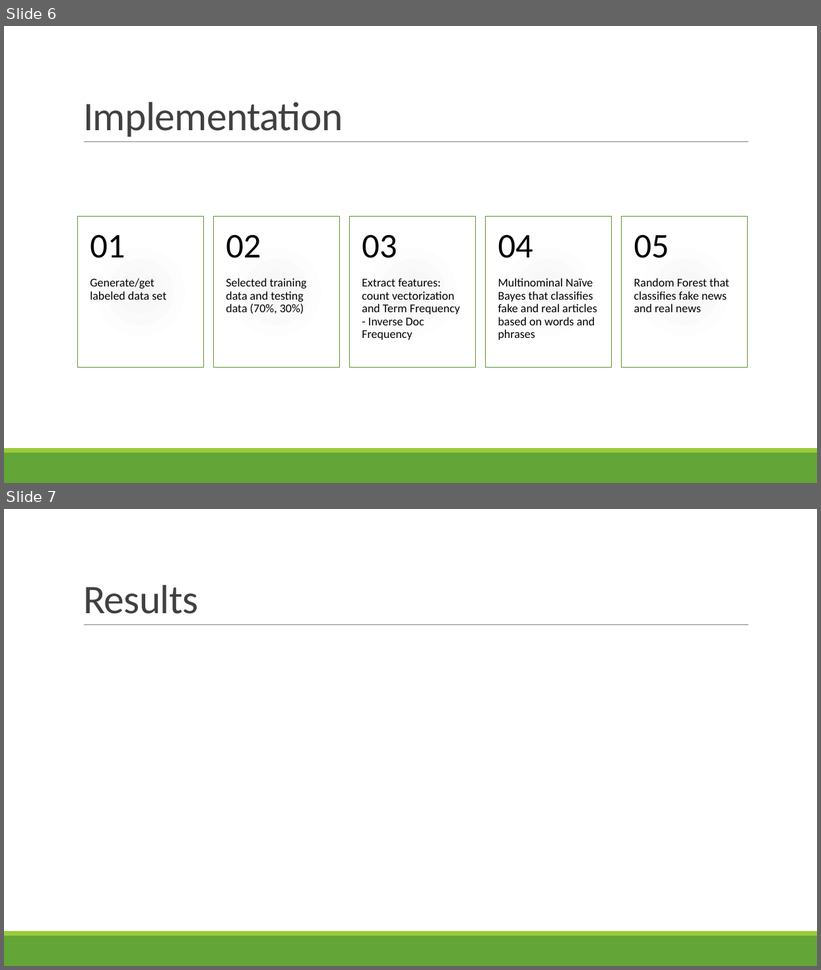
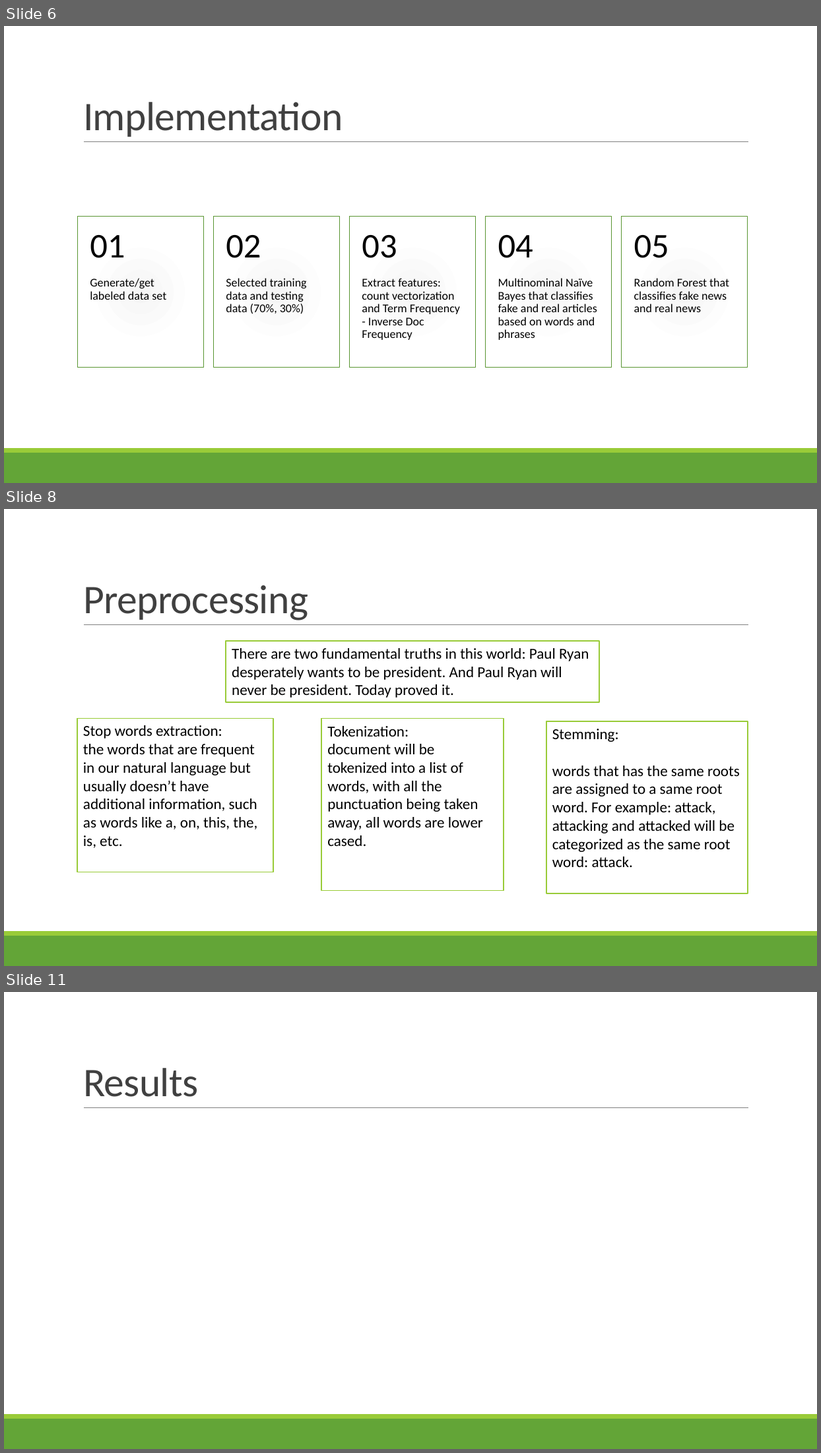
Before and after one commit to LinghanX/Project_Veritas, a slide deck: presentations/FakeNews_Final.pptx. Shown one above the other, each under a label of ours: slides 6 and 7 before the commit, slides 6, 8 and 11 after it; the slides between them are not shown. The pictures are 821x970 and 821x1453 pixels, drawn with LibreOffice and Linux fonts; fonts in the diff are those of the drawing. Boxes give left, top, right and bottom in pixels: in the first picture for what was removed or moved away, otherwise in the second. Text is boxed around its words. In the diff, an @@ line names an element or a change of style, - is before the commit and + after.

Commit message:
add feature extraction part

```diff
--- a/presentations/FakeNews_Final.pptx
+++ b/presentations/FakeNews_Final.pptx
@@ slide 8 added at (4, 509, 817, 966), background #FFFFFF; not listed: 3 template elements that a slide beside it also shows @@
@@ title added at (83, 585, 308, 621), 48 pt, text #404040 @@
+Preprocessing
@@ rectangle added at (226, 641, 600, 702), fill #FFFFFF, outline #99CB38 1.25 pt, 18 pt, text #000000 @@
+There are two fundamental truths in this world: Paul Ryan desperately wants to be president. And Paul Ryan will never be president. Today proved it.
@@ rectangle added at (77, 718, 274, 872), fill #FFFFFF, outline #99CB38 1.25 pt, 18 pt, text #000000 @@
+Stop words extraction:
+the words that are frequent in our natural language but usually doesn’t have additional information, such as words like a, on, this, the, is, etc.
@@ rectangle added at (322, 718, 504, 891), fill #FFFFFF, outline #99CB38 1.25 pt, 18 pt, text #000000 @@
+Tokenization:
+document will be tokenized into a list of words, with all the punctuation being taken away, all words are lower cased.
@@ rectangle added at (547, 722, 748, 894), fill #FFFFFF, outline #99CB38 1.25 pt, 18 pt, text #000000 @@
+Stemming:
+words that has the same roots are assigned to a same root word. For example: attack, attacking and attacked will be categorized as the same root word: attack.
@@ what was slide 7 is now slide 11 @@
```
Also in this commit, not shown: 3 other slides added.
